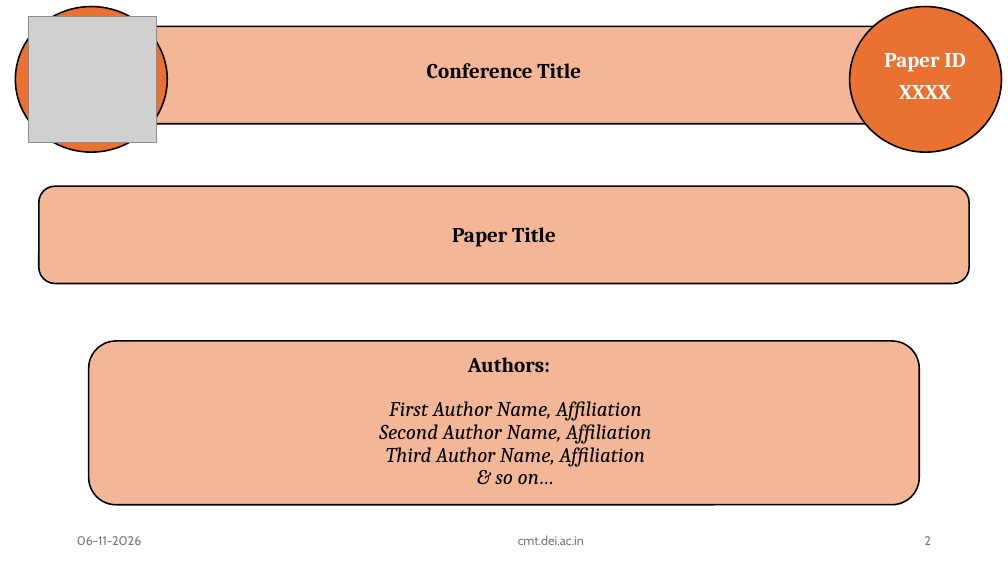
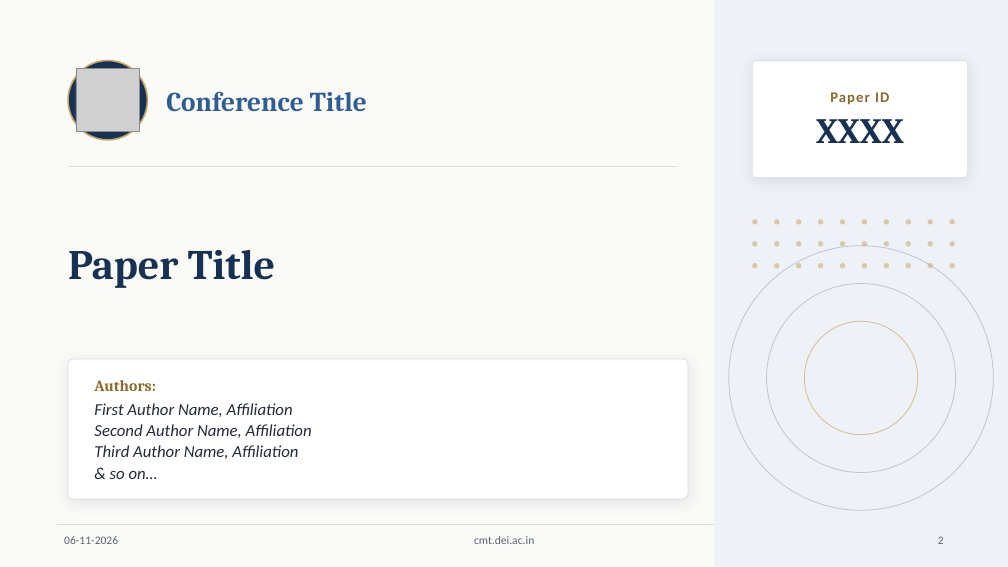
Before and after one commit to GurumaujSatsangi/ConfEase, a slide deck: slide 2 of public/OP_Template.pptx. Drawn at 1008x567 pixels with LibreOffice and Linux fonts; fonts in the diff are those of the drawing; grey boxes stand for pictures; background and template pictures are left out. Boxes give left, top, right and bottom in pixels: in the first picture for what was removed or moved away, otherwise in the second. Text is boxed around its words. In the diff, an @@ line names an element or a change of style, - is before the commit and + after.

```diff
--- a/public/OP_Template.pptx
+++ b/public/OP_Template.pptx
@@ background picture (left out) to #FAFAF7 @@
@@ rounded rectangle removed at [39,26,969,124] @@
@@ rectangle added at [715,0,1008,567], fill #EEF1F5 @@
@@ ellipse removed at [850,7,1002,153] @@
@@ ellipse: place and size @@
-ellipse at [15,7,167,153]
+ellipse at [68,60,147,140]
@@ ellipse at [68,60,147,140]: fill #E97132 to #183153; outline #000000 1.5 pt to #C6A56B 1.5 pt @@
@@ picture: place and size @@
-picture at [29,16,157,143]
+picture at [76,69,139,132]
@@ text "Conference Title": place and size @@
-text "Conference Title" at [427,63,581,78]
+text "Conference Title" at [166,91,367,112]
@@ text "Conference Title" at [166,91,367,112]: size 20 to 26 pt, text colour #000000 to #315C91; alignment centre to left; line spacing 0.9 to 1; vertical alignment bottom to middle @@
@@ text "Paper ID" at [816,92,904,143]: vertical alignment bottom to middle @@
@@ text "Paper ID": place and size @@
-text "Paper ID" at [884,53,965,72]
+text "Paper ID" at [816,92,904,143]
@@ rounded rectangle added at [752,60,968,178], fill #FFFFFF, outline #D9DEE6 0.75 pt @@
@@ text removed at [899,85,951,99] @@
-XXXX
@@ text at [816,119,904,143]: paragraph added @@
+XXXX
@@ text at [830,92,889,105]: size 20 to 14 pt, font Cambria to Calibri, text colour #FFFFFF to #8A6A2F, letter spacing 0 to 1 pt in "Paper ID"; line spacing 0.9 to 1; more space between paragraphs @@
@@ line added from (68, 166) to (677, 166), #D9DEE6 0.75 pt @@
@@ rounded rectangle removed at [39,186,969,284] @@
@@ title "Paper Title": place and size @@
-title "Paper Title" at [452,227,556,247]
+title "Paper Title" at [68,250,275,288]
@@ title "Paper Title" at [68,250,275,288]: size 20 to 40 pt, text colour #000000 to #183153; alignment centre to left; line spacing 0.9 to 1; vertical alignment bottom to middle @@
@@ ellipse added at [729,246,994,510], outline #7C93B0 0.75 pt @@
@@ group added at [752,219,955,268]: 30 ellipses @@
@@ ellipse added at [767,284,956,473], outline #7C93B0 0.75 pt @@
@@ ellipse added at [805,321,918,435], outline #C6A56B 0.75 pt @@
@@ rounded rectangle: place and size @@
-rounded rectangle at [88,341,920,505]
+rounded rectangle at [68,359,688,499]
@@ rounded rectangle at [68,359,688,499]: fill #E97132 at 50% opacity to #FFFFFF; outline #000000 1.5 pt to #D9DEE6 0.75 pt; shadow on; proportions changed @@
@@ text removed at [468,357,550,372] @@
-Authors:
@@ text at [94,380,156,391]: paragraph added @@
+Authors:
@@ text "Authors:": place and size @@
-text "Authors:" at [379,401,652,484]
+text "Authors:" at [94,380,312,479]
@@ text "Authors:" at [94,380,312,479]: vertical alignment bottom to middle @@
@@ text at [94,403,312,479]: size 20 to 16 pt, font Cambria to Calibri, text colour #000000 to #252B36; alignment centre to left; line spacing 0.9 to 1; more space between paragraphs @@
@@ text "06-11-2026": place and size @@
-text "06-11-2026" at [77,536,142,545]
+text "06-11-2026" at [64,536,118,544]
@@ line added from (57, 524) to (951, 524), #D9DEE6 0.75 pt @@
@@ size 12 to 11 pt, font Cabin to Calibri, text colour #797979 to #5B6574 in 3 elements at [938,536,944,544], [64,536,118,544], [474,536,534,544] @@
@@ text "cmt.dei.ac.in": place and size @@
-text "cmt.dei.ac.in" at [518,535,584,545]
+text "cmt.dei.ac.in" at [474,536,534,544]
@@ page number: place and size @@
-page number at [924,536,931,545]
+page number at [938,536,944,544]
```
Also in this commit, not shown: 9 other slides changed, 2 other files.
